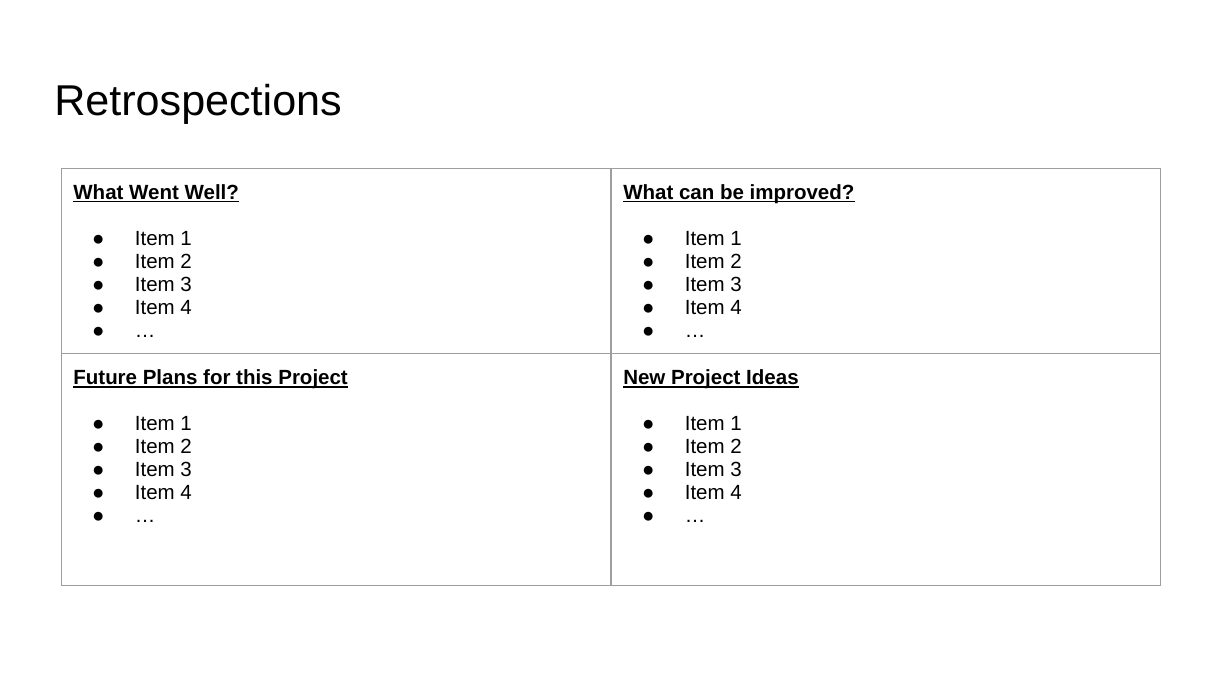
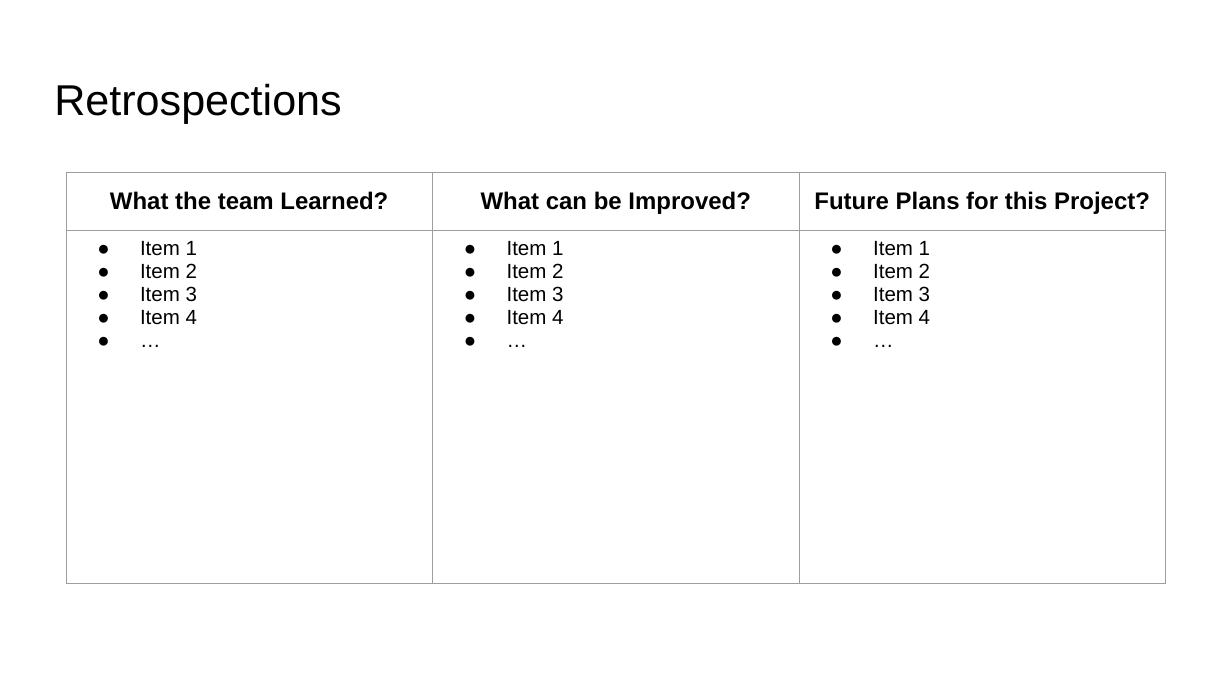
Before and after one commit to macbeth-byui/cse310-course, a slide deck: slide 6 of docs/team_demo.pptx. Drawn at 1232x693 pixels with LibreOffice and Linux fonts; fonts in the diff are those of the drawing. Boxes give left, top, right and bottom in pixels: in the first picture for what was removed or moved away, otherwise in the second. Text is boxed around its words. In the diff, an @@ line names an element or a change of style, - is before the commit and + after.

```diff
--- a/docs/team_demo.pptx
+++ b/docs/team_demo.pptx
@@ table at bbox=[67, 172, 1168, 584] @@
-column 1: What Went Well? / Item 1 / Item 2 / Item 3 / Item 4 / … | Future Plans for this Project / Item 1 / Item 2 / Item 3 / Item 4 / …
-column 2: What can be improved? / Item 1 / Item 2 / Item 3 / Item 4 / … | New Project Ideas / Item 1 / Item 2 / Item 3 / Item 4 / …
+column 1: What the team Learned? | Item 1 / Item 2 / Item 3 / Item 4 / …
+column 2: What can be Improved? | Item 1 / Item 2 / Item 3 / Item 4 / …
+column 3: Future Plans for this Project? | Item 1 / Item 2 / Item 3 / Item 4 / …
@@ table: place and size @@
-table at bbox=[62, 169, 1161, 612]
+table at bbox=[67, 172, 1168, 584]
```
Also in this commit, not shown: 1 other slide changed, 5 other files.
